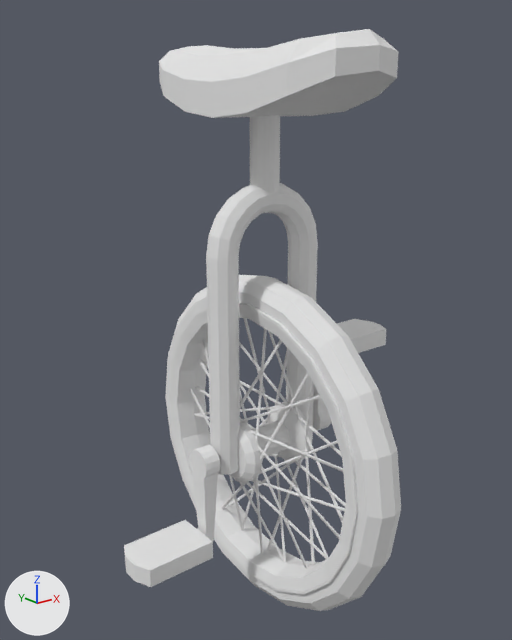
The FBX model models/unicycle_dev.fbx: old version first, new version second.
One viewpoint serves both versions: a camera (50 mm lens) standing at (-0.292, -0.357, 0.355) and looking at (-0.001, 0.007, 0.21). Lighting does not change. The marker at lower left points along +X, +Y and +Z. Where no turn or scale is listed for an object, it has been applied to the vertices.

Script lines for the objects in view, before the commit:
```python
me_frame = bpy.data.meshes.new('Frame')
me_frame.from_pydata(...)  # 393 vertices, 396 faces; spans x -0.044..0.044, y -0.093..0.093, z 0.1..0.389
me_frame.materials.append(mat_mat)  # its picture is missing
me_right_pedal = bpy.data.meshes.new('Right Pedal')
me_right_pedal.from_pydata(...)  # 174 vertices, 317 faces; spans x -27.0..28.8, y -4.2..4.2, z 14.7..47.1
me_right_pedal.materials.append(mat_mat)  # its picture is missing
me_wheel = bpy.data.meshes.new('Wheel')
me_wheel.from_pydata(...)  # 990 vertices, 1850 faces; spans x -0.03..0.03, y 0.0..0.244, z -0.122..0.122
me_wheel.materials.append(mat_mat_001)  # its picture is missing
ob_frame = bpy.data.objects.new('Frame', me_frame)
ob_frame.location = (0.0, 0.0, 0.0)
ob_pedals = bpy.data.objects.new('Pedals', me_right_pedal)
ob_pedals.location = (-0.0034, -0.0001, 0.2462)
ob_pedals.rotation_euler = (-3.142, 0.0, 0.0)  # degrees (-180, 0, 0)
ob_pedals.scale = (0.004, 0.004, 0.004)
ob_wheel = bpy.data.objects.new('Wheel', me_wheel)
ob_wheel.location = (0.0001, -0.1226, 0.1202)
```
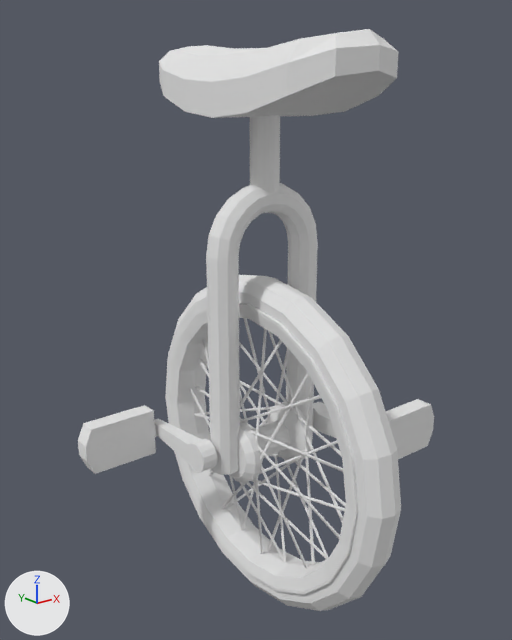
Commit message: Pedals start flat

Where the change shows, as pixel boxes [x1, y1, x2, y2] in the pictures (512 x 640 px):
'Pedals', moved, turned: before [124, 319, 386, 587]; after [78, 399, 434, 474]

What changed in the scene script:
```text
Change ob_pedals:
    ob_pedals.location: (-0.0034, -0.0001, 0.2462) -> (-0.0034, -0.1219, 0.1242)
    ob_pedals.rotation_euler: (-3.142, 0.0, 0.0) -> (-1.571, 0.0, 0.0)  # degrees (-180, 0, 0) -> degrees (-90, 0, 0)
```
